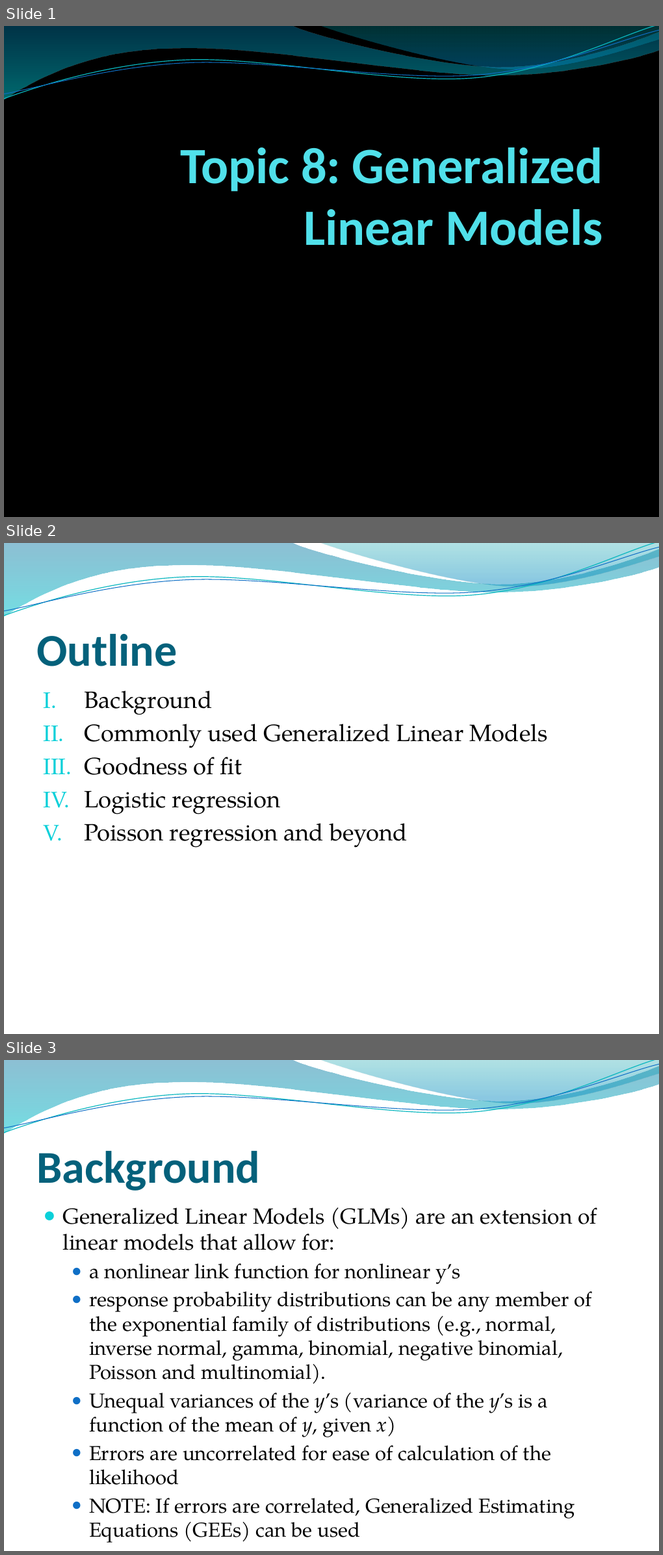
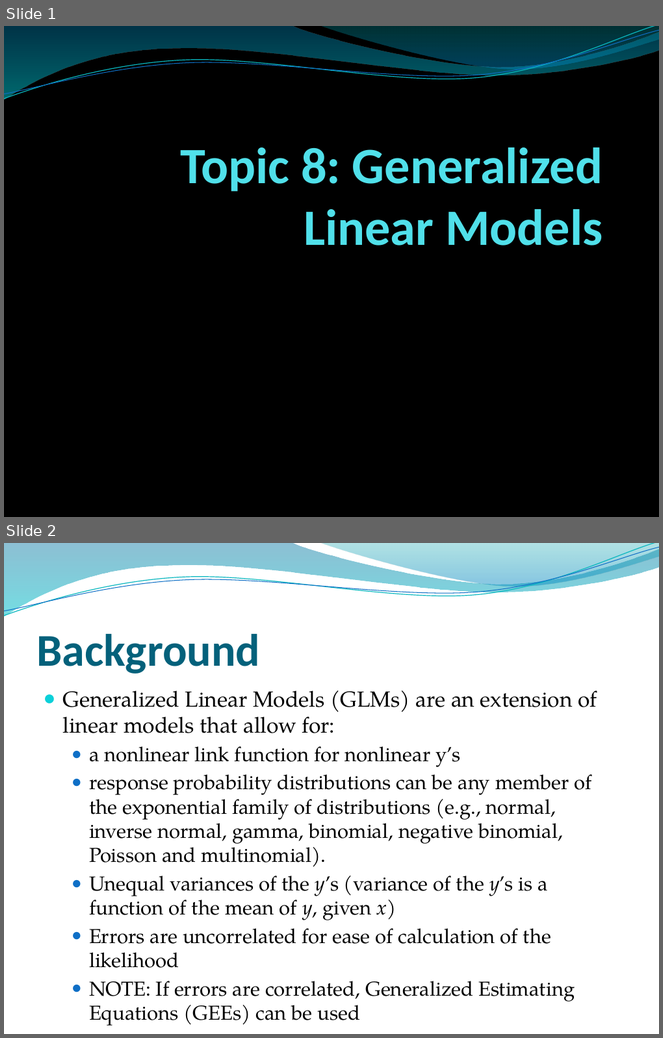
Before and after one commit to ricschuster/R_Workshop_Vienna_2018_02, a slide deck: ppts/Topic 8 Generalized Linear Models.pptx. Shown one above the other, each under a label of ours: slides 1, 2 and 3 before the commit, slides 1 and 2 after it. The pictures are 663x1555 and 663x1038 pixels, drawn with LibreOffice and Linux fonts; fonts in the diff are those of the drawing; background and template pictures are left out. Boxes give left, top, right and bottom in pixels: in the first picture for what was removed or moved away, otherwise in the second. Text is boxed around its words. In the diff, an @@ line names an element or a change of style, - is before the commit and + after.

```diff
--- a/ppts/Topic 8 Generalized Linear Models.pptx
+++ b/ppts/Topic 8 Generalized Linear Models.pptx
@@ slide 2 removed at bbox=[4, 543, 659, 1034], background picture (left out); not listed: 4 template elements that a slide beside it also shows @@
@@ title removed at bbox=[36, 634, 177, 667] @@
-Outline
@@ text removed at bbox=[84, 691, 548, 848] @@
-I. Background
-II. Commonly used Generalized Linear Models
-III. Goodness of fit
-IV. Logistic regression
-V. Poisson regression and beyond
@@ what was slide 3 is now slide 2 @@
```
Also in this commit, not shown: 1 other slide removed.
